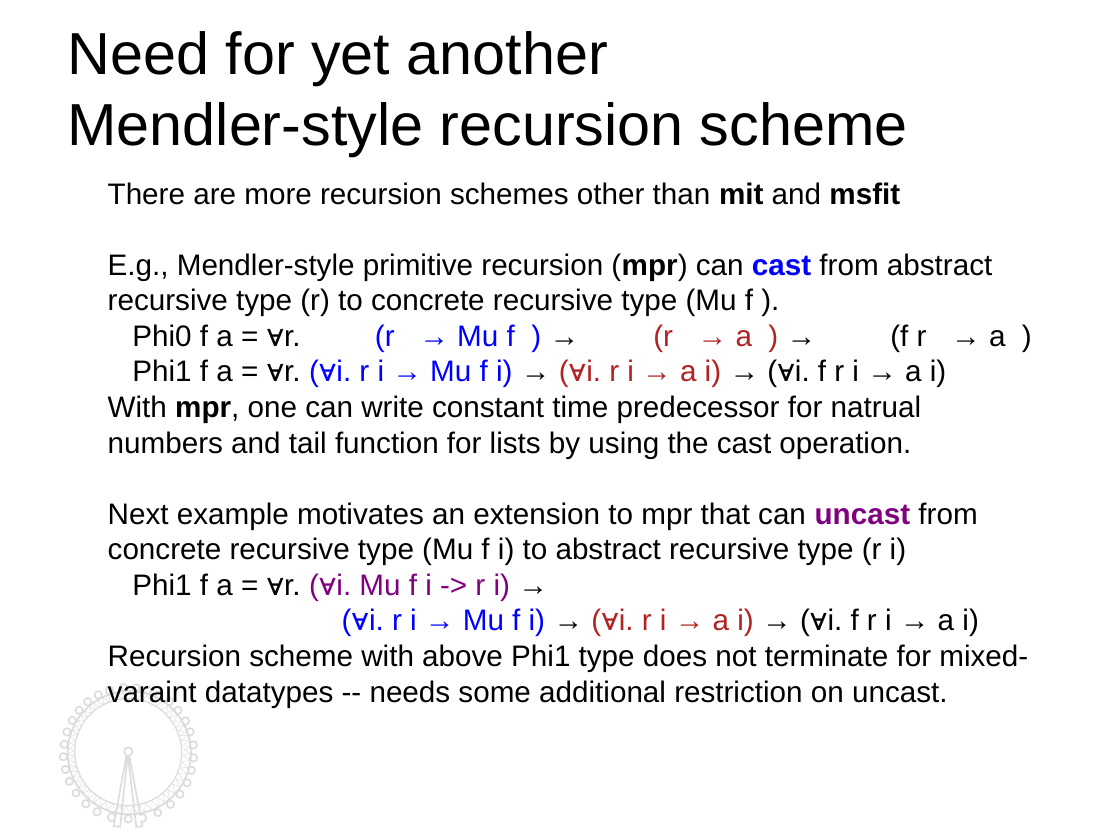
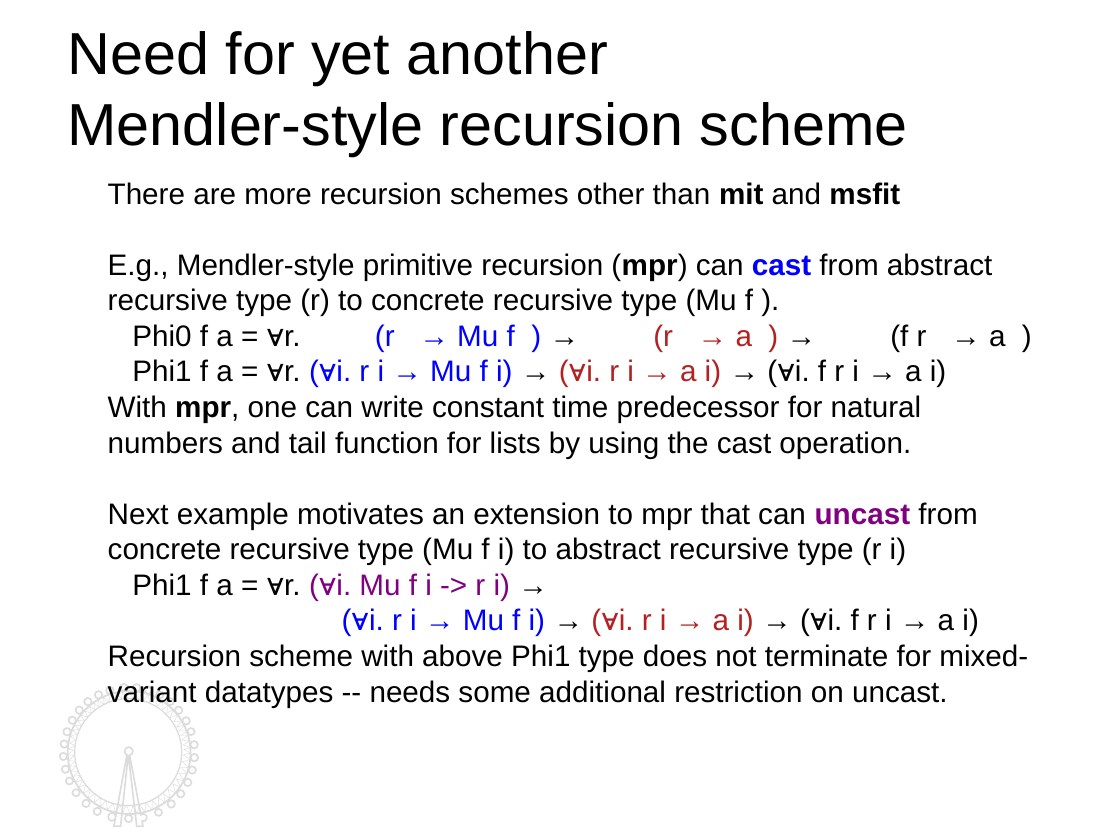
Before and after one commit to kyagrd/nax, a slide deck: slide 14 of trunk/draft/TYPES13/ppt/myslide.odp. Drawn at 1120x840 pixels with LibreOffice and Linux fonts; fonts in the diff are those of the drawing. Boxes give left, top, right and bottom in pixels: in the first picture for what was removed or moved away, otherwise in the second. Text is boxed around its words. In the diff, an @@ line names an element or a change of style, - is before the commit and + after.

```diff
--- a/trunk/draft/TYPES13/ppt/myslide.odp
+++ b/trunk/draft/TYPES13/ppt/myslide.odp
@@ text at [108,395,922,458]: text changed @@
-With mpr, one can write constant time predecessor for natrual numbers and tail function for lists by using the cast operation.
+With mpr, one can write constant time predecessor for natural numbers and tail function for lists by using the cast operation.
@@ text at [108,644,1028,707]: text changed @@
-Recursion scheme with above Phi1 type does not terminate for mixed-varaint datatypes -- needs some additional restriction on uncast.
+Recursion scheme with above Phi1 type does not terminate for mixed-variant datatypes -- needs some additional restriction on uncast.
@@ outline redrawn in 3 elements at [68,692,191,815], [68,692,190,815], [59,685,198,827] @@
```
Also in this commit, not shown: 16 other slides changed, 1 other file.
